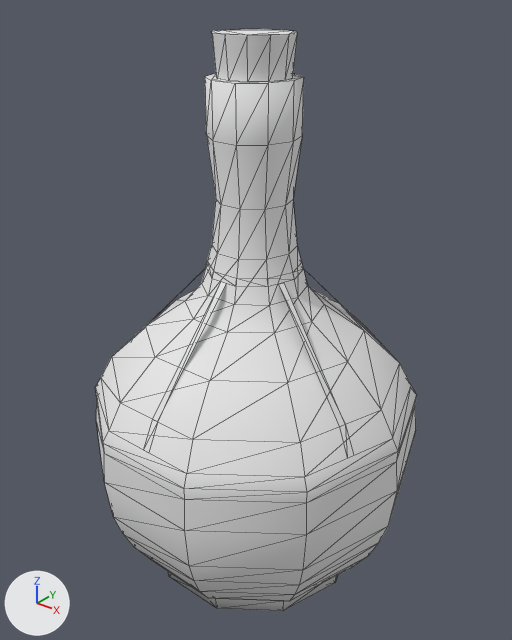
What one commit did to the glTF model apps/world-studio/public/kits/interior-farmhouse-v1/parts/vanilla_clutter_wine_winebottle01b-a907b75c.glb.
Rendered twice from a camera (50 mm lens) standing at (0.287, -0.357, 0.424) and looking at (0.0, 0.002, 0.201). Every picture has the same lights, and +X, +Y and +Z are marked at lower left. The older version comes first. Mesh edges are drawn as thin lines. Objects named as collision shapes, trigger or cutter boxes, shadow casters or lower levels of detail are left out.

The older version as bpy lines, for what is in view:
```python
me_mesh_0 = bpy.data.meshes.new('Mesh_0')
me_mesh_0.from_pydata(...)  # 90 vertices, 168 faces; spans x -0.116..0.116, y -0.11..0.11, z 0.151..0.368
me_mesh_0.materials.append(mat_winebottle01b_0_mat)  # its picture is missing
me_mesh_1 = bpy.data.meshes.new('Mesh_1')
me_mesh_1.from_pydata(...)  # 114 vertices, 194 faces; spans x -0.123..0.123, y -0.117..0.117, z 0.012..0.393
me_mesh_1.materials.append(mat_winebottle01b_1_mat)  # its picture is missing
me_mesh_2 = bpy.data.meshes.new('Mesh_2')
me_mesh_2.from_pydata(...)  # 80 vertices, 88 faces; spans x -0.106..0.106, y -0.11..0.091, z 0.0..0.247
me_mesh_2.materials.append(mat_winebottle01b_2_mat)  # its picture is missing
ob_es_winebottle01b_0 = bpy.data.objects.new('es|WineBottle01B:0', me_mesh_0)
ob_es_winebottle01b_0.parent = ob_es_abfb0f6315_vanilla__clutter_wine_winebottle01b
ob_es_winebottle01b_0.location = (0.0, 0.0, 0.0)
ob_es_winebottle01b_1 = bpy.data.objects.new('es|WineBottle01B:1', me_mesh_1)
ob_es_winebottle01b_1.parent = ob_es_abfb0f6315_vanilla__clutter_wine_winebottle01b
ob_es_winebottle01b_1.location = (0.0, 0.0, 0.0)
ob_es_winebottle01b_2 = bpy.data.objects.new('es|WineBottle01B:2', me_mesh_2)
ob_es_winebottle01b_2.parent = ob_es_abfb0f6315_vanilla__clutter_wine_winebottle01b
ob_es_winebottle01b_2.location = (0.0, 0.0, 0.0)
```
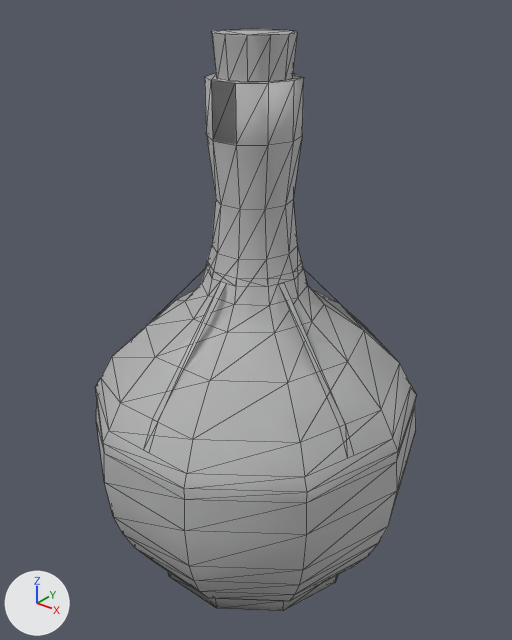
What differs and where, as boxes [x1, y1, x2, y2] in the pictures (512 x 640 px):
'es|WineBottle01B:1__lod1', added: after [213, 29, 298, 35]
'es|WineBottle01B:0__lod1', added: after [205, 74, 301, 83]

The edits, one by one:
Object 'es|WineBottle01B:1__lod1' (ob_es_winebottle01b_1__lod1) is new; it shows me_mesh_1.
Its parent is ob_es_abfb0f6315_vanilla__clutter_wine_winebottle01b.
Its location is (0.0, 0.0, 0.0).
Object 'es|WineBottle01B:0__lod1' (ob_es_winebottle01b_0__lod1) is new; it shows me_mesh_0.
Its parent is ob_es_abfb0f6315_vanilla__clutter_wine_winebottle01b.
Its location is (0.0, 0.0, 0.0).
